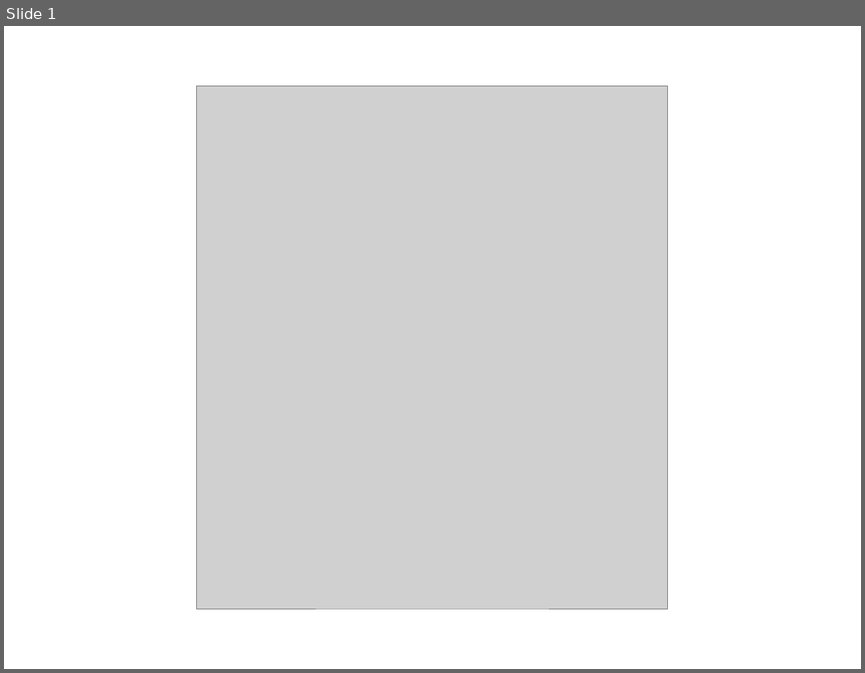
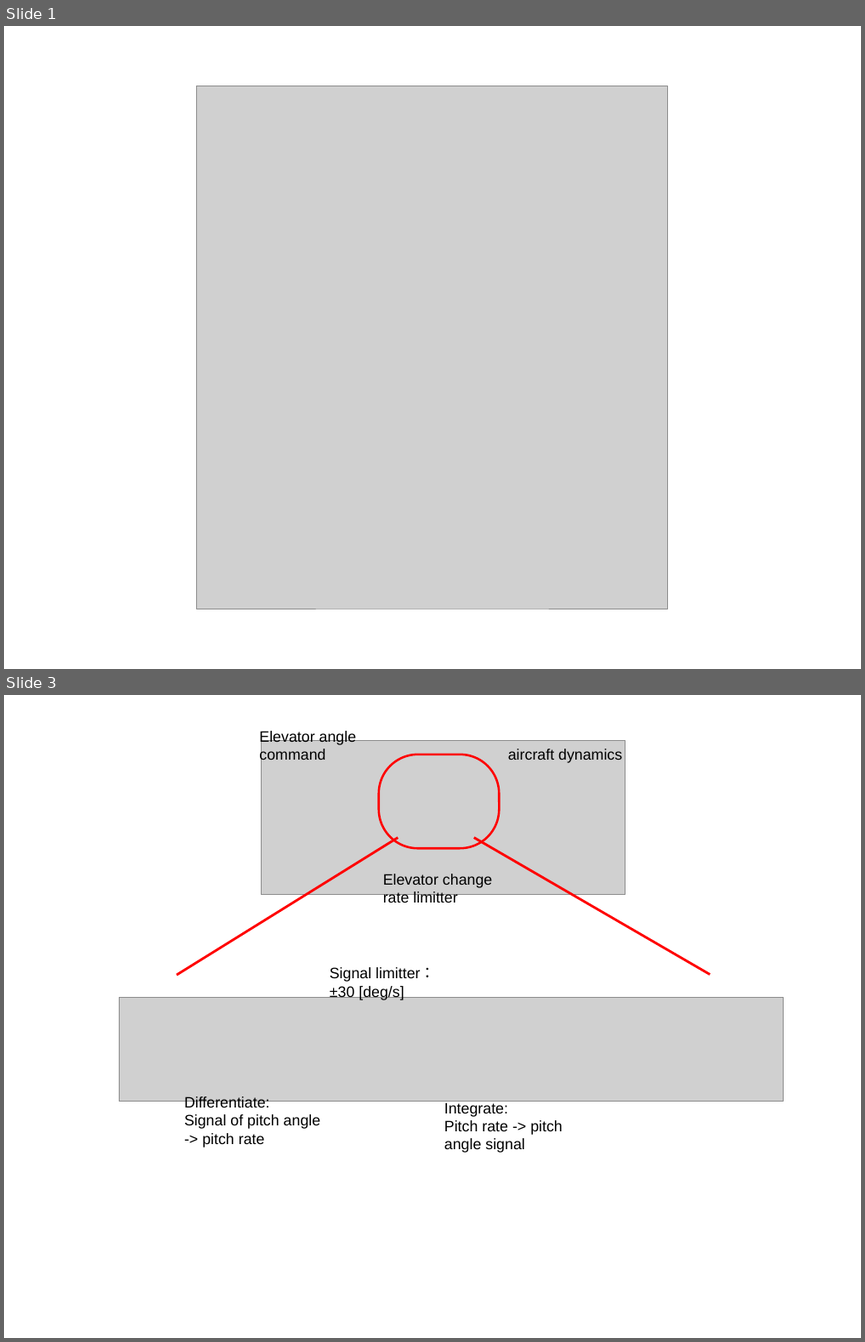
Before and after one commit to zeta-plusplus/SystemModels, a slide deck: figs/makeFig.pptx. Shown one above the other, each under a label of ours: slide 1 before the commit, slides 1 and 3 after it; the slides between them are not shown. The pictures are 865x673 and 865x1342 pixels, drawn with LibreOffice and Linux fonts; fonts in the diff are those of the drawing; grey boxes stand for pictures. Boxes give left, top, right and bottom in pixels: in the first picture for what was removed or moved away, otherwise in the second. Text is boxed around its words. In the diff, an @@ line names an element or a change of style, - is before the commit and + after.

```diff
--- a/figs/makeFig.pptx
+++ b/figs/makeFig.pptx
@@ slide 3 added at <box>4,695,861,1338</box>, background #FFFFFF @@
@@ text added at <box>259,730,357,763</box>, 14 pt, text #000000 @@
+Elevator angle command
@@ picture added at <box>262,740,625,894</box> @@
@@ rounded rectangle added at <box>379,755,500,848</box>, outline #FF0000 2 pt @@
@@ text added at <box>508,749,622,763</box>, 14 pt, text #000000 @@
+aircraft dynamics
@@ line added from (398, 837) to (177, 975), #FF0000 2.25 pt @@
@@ line added from (474, 837) to (710, 974), #FF0000 2.25 pt @@
@@ text added at <box>383,873,492,902</box>, 14 pt, text #000000 @@
+Elevator change rate limitter
@@ text added at <box>330,967,435,1000</box>, 14 pt, text #000000 @@
+Signal limitter：
+±30 [deg/s]
@@ picture added at <box>119,997,783,1100</box> @@
@@ text added at <box>184,1096,321,1147</box>, 14 pt, text #000000 @@
+Differentiate:
+Signal of pitch angle -> pitch rate
@@ text added at <box>444,1102,562,1152</box>, 14 pt, text #000000 @@
+Integrate:
+Pitch rate -> pitch angle signal
```
Also in this commit, not shown: 5 slides changed, 3 other slides added, 4 slides removed, 5 other files.
